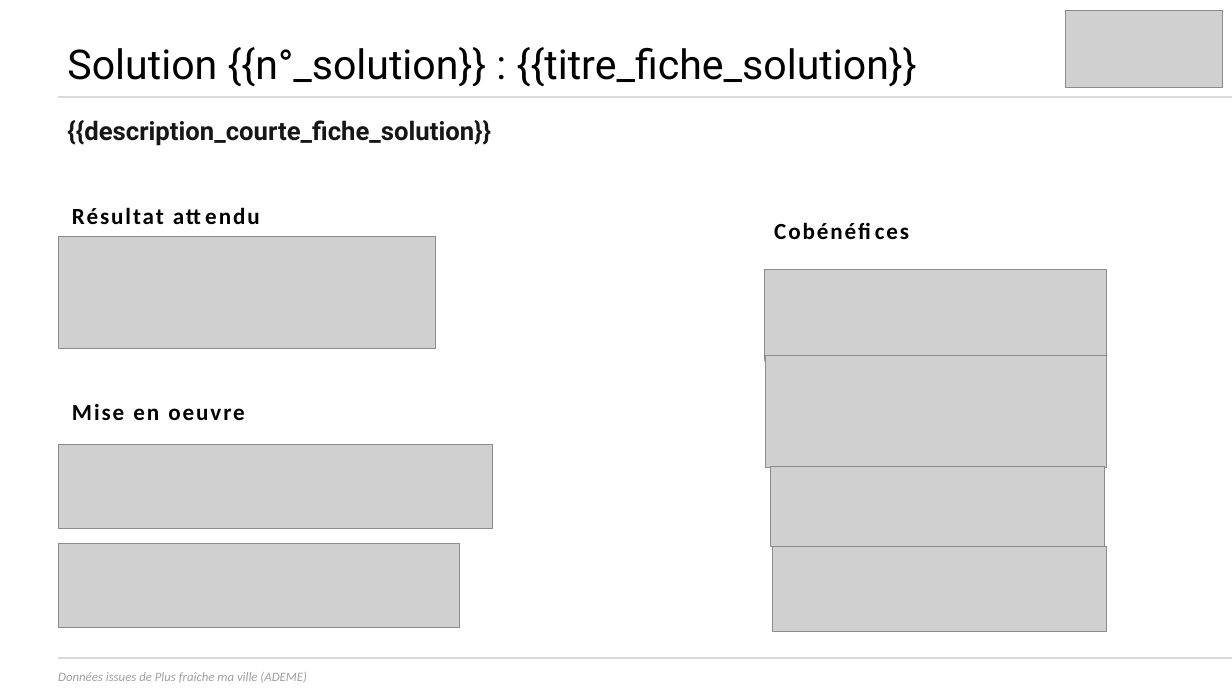
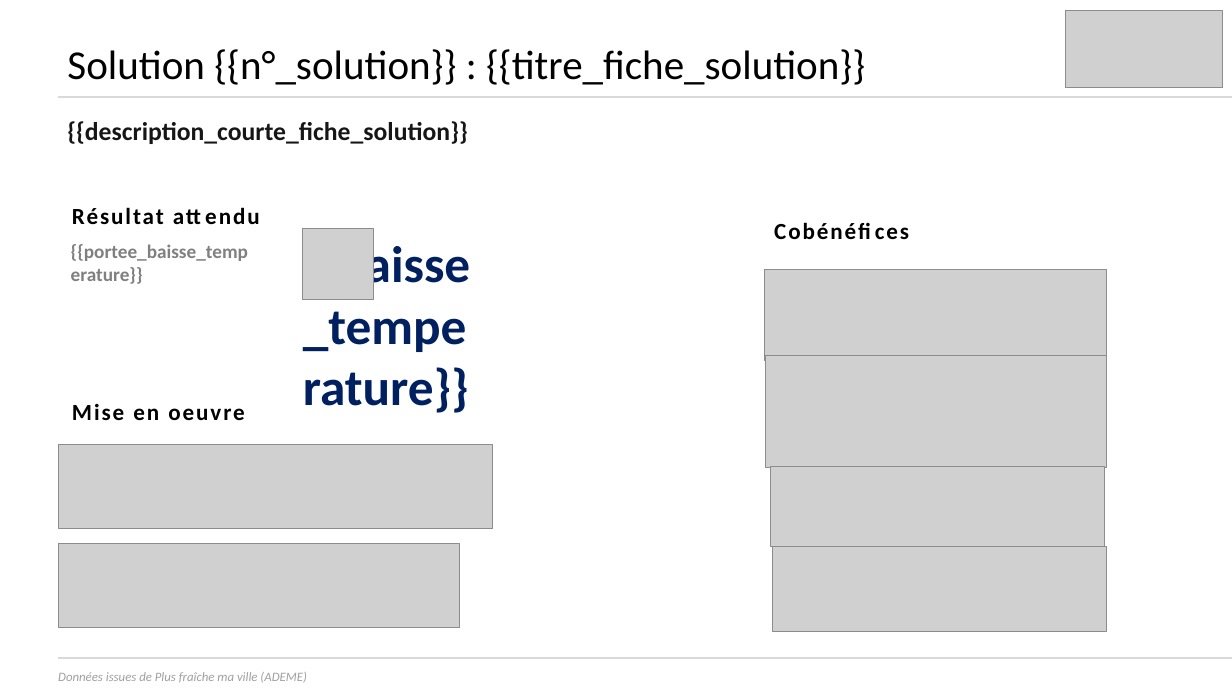
Before and after one commit to incubateur-ademe/plusfraichemaville-site, a slide deck: slide 3 of public/templates/template_synthese_projet.pptx. Drawn at 1232x693 pixels with LibreOffice and Linux fonts; fonts in the diff are those of the drawing; grey boxes stand for pictures. Boxes give left, top, right and bottom in pixels: in the first picture for what was removed or moved away, otherwise in the second. Text is boxed around its words. In the diff, an @@ line names an element or a change of style, - is before the commit and + after.

Commit message:
feat: page des fiches solutions : premiers attributs

```diff
--- a/public/templates/template_synthese_projet.pptx
+++ b/public/templates/template_synthese_projet.pptx
@@ title "Solution {{n°_solution}} : {{titre_fiche_solution}}" at [67,49,865,85]: font Roboto to Calibri @@
@@ text "{{description_courte_fiche_solution}}" at [67,121,468,144]: font Roboto to Calibri @@
@@ picture removed at [58,237,435,348] @@
@@ picture added at [302,228,373,299] @@
@@ text added at [71,244,248,261], 15 pt, text #808080, bold @@
+{{portee_baisse_temperature}}
@@ text added at [303,240,470,295], 40 pt, text #002060, bold @@
+{{baisse_temperature}}
```
Also in this commit, not shown: 2 other slides changed, 3 other files.
